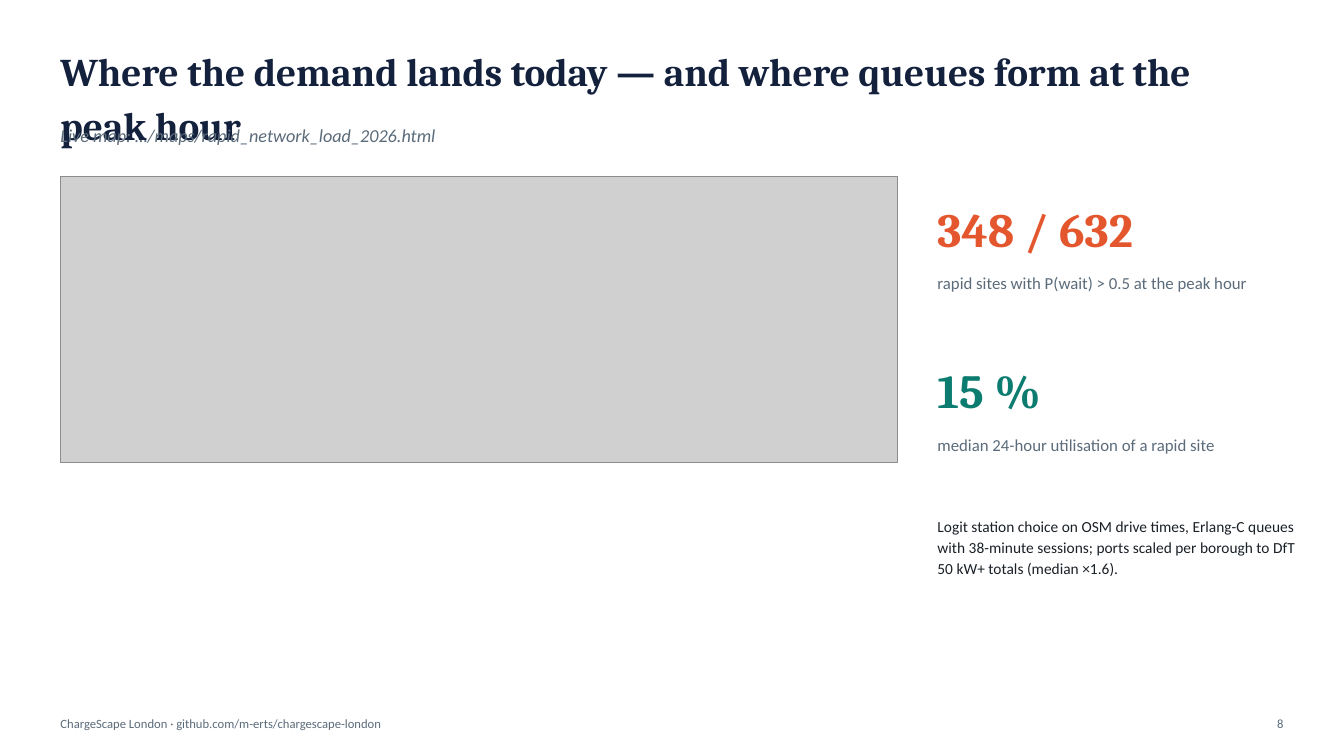
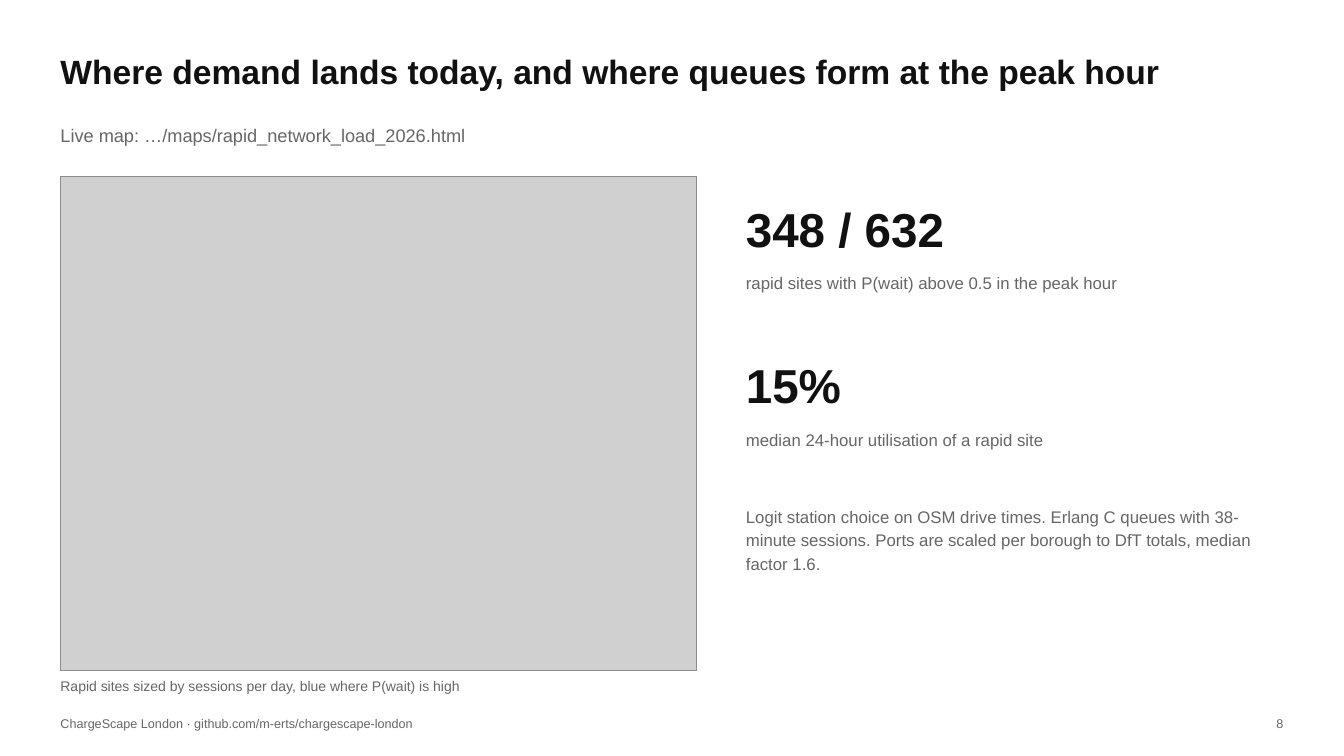
Before and after one commit to m-erts/chargescape-london, a slide deck: slide 8 of reports/ChargeScape_London.pptx. Drawn at 1344x756 pixels with LibreOffice and Linux fonts; fonts in the diff are those of the drawing; grey boxes stand for pictures. Boxes give left, top, right and bottom in pixels: in the first picture for what was removed or moved away, otherwise in the second. Text is boxed around its words. In the diff, an @@ line names an element or a change of style, - is before the commit and + after.

```diff
--- a/reports/ChargeScape_London.pptx
+++ b/reports/ChargeScape_London.pptx
@@ text at box(60, 59, 1159, 91): text changed; size 28 to 24 pt; font Cambria to Arial; text colour #14213D to #111111 @@
-Where the demand lands today — and where queues form at the peak hour
+Where demand lands today, and where queues form at the peak hour
@@ text "Live map: …/maps/rapid_network_load_2026.html" at box(60, 129, 465, 146): font Calibri to Arial, text colour #5B6B7A to #666666, italic off @@
@@ picture: place and size @@
-picture at box(60, 176, 897, 463)
+picture at box(60, 176, 697, 670)
@@ text "348 / 632": place and size @@
-text "348 / 632" at box(937, 214, 1133, 248)
+text "348 / 632" at box(746, 213, 944, 248)
@@ text "348 / 632" at box(746, 213, 944, 248): font Cambria to Arial, text colour #E4572E to #111111 @@
@@ text at box(746, 277, 1117, 293): text changed; font Calibri to Arial; text colour #5B6B7A to #666666 @@
-rapid sites with P(wait) > 0.5 at the peak hour
+rapid sites with P(wait) above 0.5 in the peak hour
@@ text at box(746, 370, 841, 404): text changed; font Cambria to Arial; text colour #0C7C70 to #111111 @@
-15 %
+15%
@@ font Calibri to Arial, text colour #5B6B7A to #666666 in 3 elements at box(60, 719, 413, 731), box(1276, 719, 1283, 728), box(746, 434, 1043, 450) @@
@@ text "median 24-hour utilisation of a ...": place and size @@
-text "median 24-hour utilisation of a ..." at box(937, 439, 1214, 454)
+text "median 24-hour utilisation of a ..." at box(746, 434, 1043, 450)
@@ text at box(746, 511, 1251, 570): text changed; size 11 to 12 pt; font Calibri to Arial; text colour #1A2027 to #666666 @@
-Logit station choice on OSM drive times, Erlang-C queues with 38-minute sessions; ports scaled per borough to DfT 50 kW+ totals (median ×1.6).
+Logit station choice on OSM drive times. Erlang C queues with 38-minute sessions. Ports are scaled per borough to DfT totals, median factor 1.6.
@@ text added at box(60, 681, 459, 694), 10 pt, text #666666 @@
+Rapid sites sized by sessions per day, blue where P(wait) is high
```
Also in this commit, not shown: 14 other slides changed, 49 other files.
